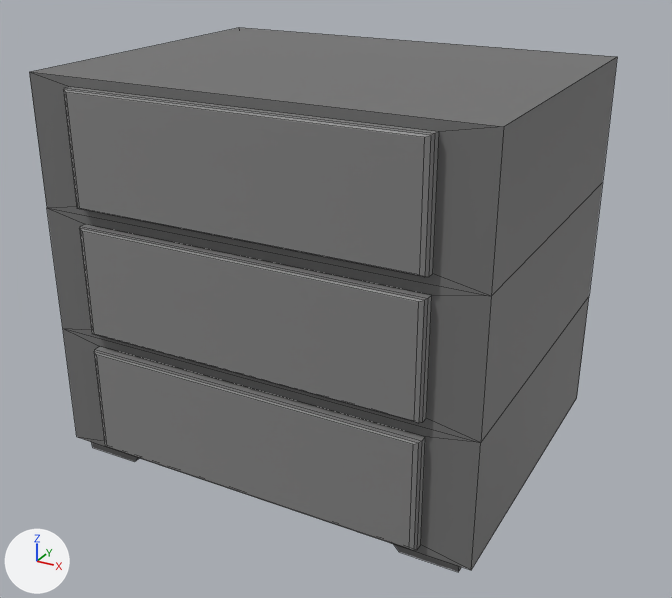
The FBX model Assets/Art/Models/Stand-office.fbx as it was, and as the next commit left it.
Camera for both pictures: a camera (50 mm lens) standing at (2.15, -5.86, 2.68) and looking at (-0.24, -1.51, 0.5). Every picture has the same lights, and +X, +Y and +Z are marked at lower left. Mesh edges are drawn as thin lines. Where no turn or scale is listed for an object, it has been applied to the vertices. Vertices at the same position are counted once.

Names of what the first picture shows: 'Stand-office'.
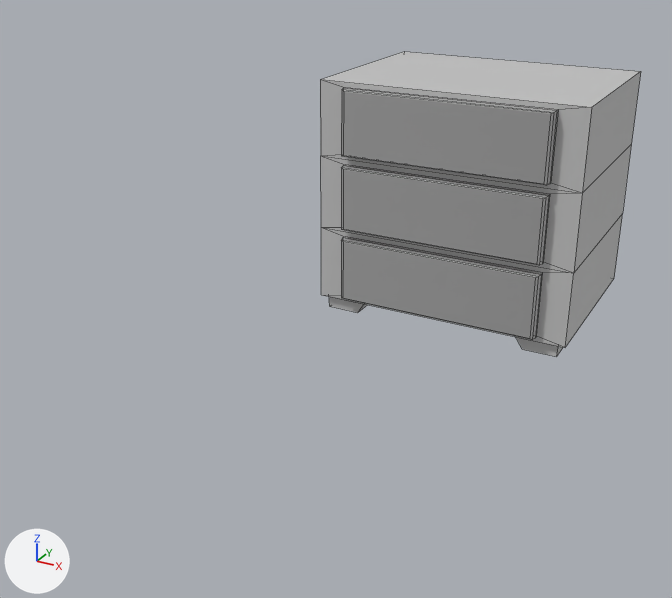
What the commit changed:
Material 'Grey-stand' (mat_grey_stand) is new.
Its base color is (0.367, 0.367, 0.367) (grey #a3a3a3).
Material 'Grey' (mat_grey) is new.
Its base color is (0.56, 0.56, 0.56) (light grey #c5c5c5).
me_stand_office_001 is used by ob_stand_office; location (0.032, -2.078, 0.323).
me_stand_office_001 had 96 vertices, 82 faces and spanned x -1.1..1.1, y -0.82..0.91, z -0.35..1.62.
me_stand_office_001 no longer uses material mat_grey_dark2 (grey #838383).
me_stand_office_001 no longer uses material mat_grey_dark1 (grey #707070).
me_stand_office_001 now has 96 vertices, 82 faces and spans x -0.84..0.9, y -0.72..0.64, z -0.01..1.57.
me_stand_office_001 part 1: the loose piece of 8 vertices spanning x -1.05..-0.62, y -0.72..-0.42, z -0.35..-0.19 is scaled about its middle by (0.789, 0.772, 1.02), then moved by (0.21, 0.07, 0.33).
me_stand_office_001 part 2: the loose piece of 8 vertices spanning x 0.61..1.04, y -0.71..-0.41, z -0.35..-0.19 is scaled about its middle by (0.789, 0.772, 1.02), then moved by (-0.14, 0.07, 0.33).
me_stand_office_001 part 3: 64 of 96 vertices moved; they spanned x -1.1..1.1, y -0.82..0.91, z -0.27..1.62 and now span x -0.84..0.9, y -0.72..0.64, z 0.08..1.57; mean shift (0.03, 0.06, 0.15); largest move (-1.1, 0.89, -0.27) -> (-0.84, 0.63, 0.08).
me_stand_office_001 now uses material mat_grey_stand (grey #a3a3a3).
me_stand_office_001 now uses material mat_grey (light grey #c5c5c5).
Object 'Stand-office' (ob_stand_office) moves from (0.032, -2.078, 0.323) to (0.0, 0.0, 0.0).

Changed parts and their boxes [x1, y1, x2, y2] in the pictures (672 x 598 px; the box of a moved part takes in the faces that stretch with it):
'Stand-office', recoloured, reshaped, moved (45% narrower, 44% shorter): before [29, 28, 617, 572]; after [320, 52, 641, 357]
part 1 of me_stand_office_001, moved or reshaped: before [92, 442, 139, 462]; after [329, 296, 367, 313]
part 2 of me_stand_office_001, moved or reshaped: before [394, 544, 461, 572]; after [516, 337, 563, 357]
part 3 of me_stand_office_001, moved or reshaped: before [29, 28, 617, 570]; after [320, 52, 641, 347]
